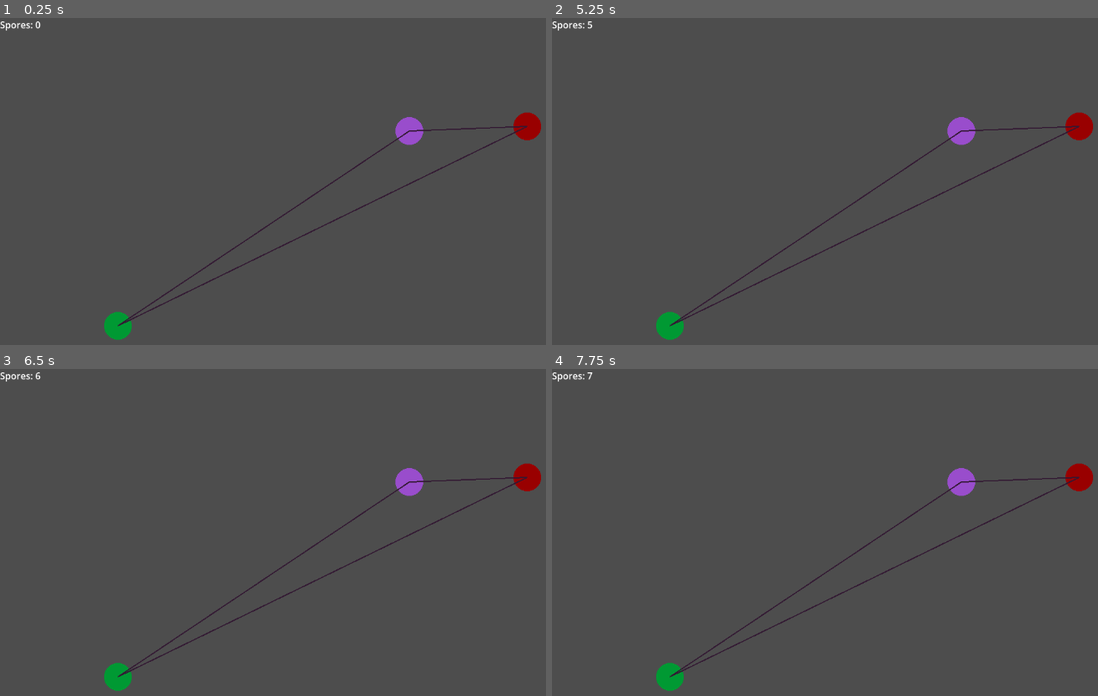
Above: before the commit, frames 1-4 (two rows, left to right).
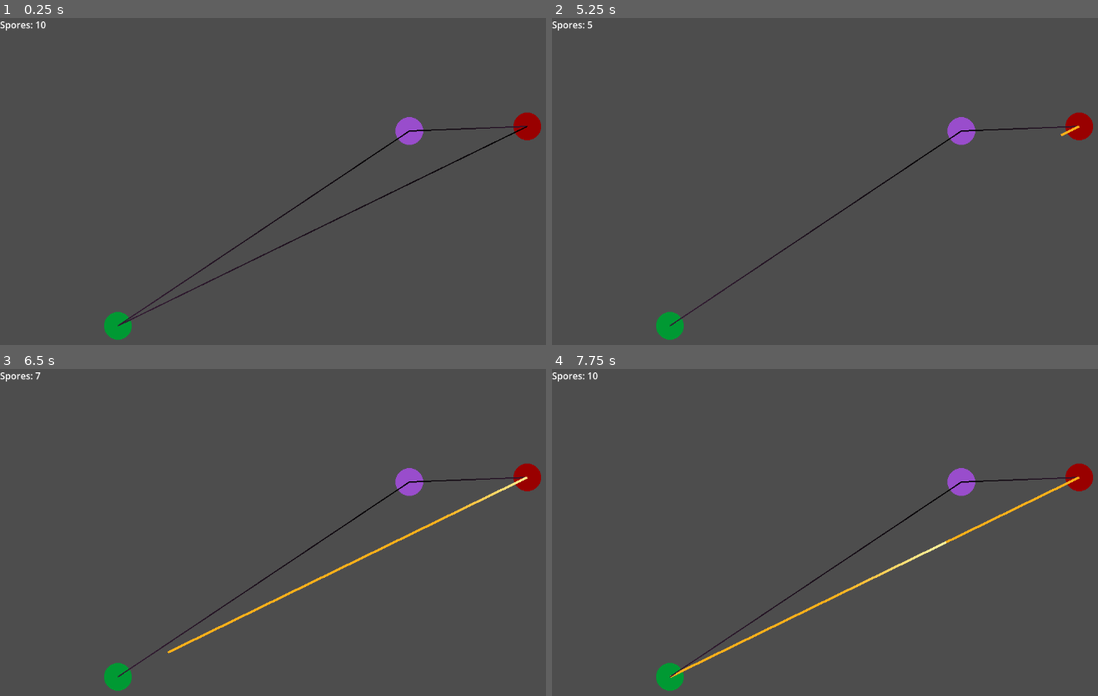
Above: after the commit, the same moments.

Repository: rae-ralston/blighted-arboretum
Game: Godot game, scene res://scenes/rooms/DemoRoom.tscn
Two runs of this game, one before a commit and one after it. Both use one fixed random seed, a clock stepped at 60 frames per second and the inputs below.
Inputs (mouse positions are in pixels of both pictures, inside the frame that each line leads up to):
- Up to frame 1 (0.25 s): no input
- Up to frame 2 (5.25 s): tap Enter at 0.5, 2, 3.5 s; move the mouse to (1032, 184) at 0.52 s; click (1032, 184) at 0.67 s; tap Space at 1.25, 2.75, 4.25 s; move the mouse to (754, 224) at 1.27 s; click (754, 224) at 1.42 s; move the mouse to (950, 122) at 2.02 s; click (950, 122) at 2.17 s; move the mouse to (852, 279) at 2.77 s; click (852, 279) at 2.92 s; move the mouse to (1087, 259) at 3.52 s; click (1087, 259) at 3.67 s; move the mouse to (683, 148) at 4.27 s; click (683, 148) at 4.42 s; move the mouse to (917, 204) at 5.02 s; click (917, 204) at 5.17 s
- Up to frame 3 (6.5 s): move the mouse to (234, 463) at 5.77 s; click (234, 463) at 5.92 s
- Up to frame 4 (7.75 s): move the mouse to (1032, 535) at 6.52 s; click (1032, 535) at 6.67 s; move the mouse to (754, 575) at 7.27 s; click (754, 575) at 7.42 s

The runs differ from the first frame. In frame 1, 0.3% of the frame differs, in the area x 6-97%, y 1-66%; in frame 2, 0.5%; in frame 3, 0.8%; in frame 4, 0.9%, in the area x 6-97%, y 1-95%.

Commit message:
feat: add basic line shaders

Diff:
--- a/scenes/rooms/DemoRoom.tscn
+++ b/scenes/rooms/DemoRoom.tscn
@@ -4,7 +4,10 @@
 [ext_resource type="PackedScene" uid="uid://cdx6m3y7pa7e1" path="res://scenes/components/PathSegment.tscn" id="2_10jpl"]
 [ext_resource type="Script" uid="uid://dxcdbl1xubkua" path="res://scripts/ui_spore_count.gd" id="3_ippak"]
 
+[sub_resource type="ShaderMaterial" id="ShaderMaterial_ippak"]
+
 [node name="DemoRoom" type="Node2D" unique_id=1185710402]
+material = SubResource("ShaderMaterial_ippak")
 
 [node name="NodeAndPaths" type="Node2D" parent="." unique_id=1128206970]
 
--- a/scripts/game_manager.gd
+++ b/scripts/game_manager.gd
@@ -1,7 +1,7 @@
 extends Node
 
 signal spores_changed(new_amount: float)
-var spores: float = 0.0
+var spores: float = 10.0
 
 func add_spores(amount: float) -> void:
 	spores += amount
--- a/scripts/network_node.gd
+++ b/scripts/network_node.gd
@@ -6,14 +6,14 @@
 @export var node_type: NodeType = NodeType.STANDARD
 @export var spore_rate: float = 1.0
 
-var is_connected: bool = false
+var connected: bool = false
 
 func _ready() -> void:
 	if node_type == NodeType.HEART:
 		set_connected(true)
 
 func _process(delta: float) -> void:
-	if is_connected:
+	if connected:
 		GameManager.add_spores(spore_rate * delta)
 
 func _draw() -> void:
@@ -32,5 +32,5 @@
 	draw_circle(Vector2.ZERO, 24.0, color)
 
 func set_connected(value: bool) -> void:
-	is_connected = value
+	connected = value
 	queue_redraw()
--- a/scripts/path_segment.gd
+++ b/scripts/path_segment.gd
@@ -1,4 +1,8 @@
 extends Node2D
+
+var PULSE_SHADER = preload("res://shaders/pulse.gdshader")
+
+
 
 @onready var line: Line2D = $Line2D
 
@@ -9,6 +13,12 @@
 var is_open: bool = false
 
 func _ready() -> void:
+	var gradient = Gradient.new()
+	var grad_texture = GradientTexture1D.new()
+	grad_texture.gradient = gradient
+
+	line.texture = grad_texture
+	line.texture_mode = Line2D.LINE_TEXTURE_STRETCH
 	line.points = [start_node.global_position, end_node.global_position]
 	line.default_color = Color(0.2, 0.1, 0.2)
 	line.width = 2.0
@@ -33,7 +43,7 @@
 	return false
 
 func _is_reachable() -> bool:
-	return start_node.is_connected or end_node.is_connected
+	return start_node.connected or end_node.connected
 
 func _unhandled_input(event: InputEvent) -> void:
 	if _click_is_near_line(event):
@@ -45,10 +55,21 @@
 	is_open = true
 	GameManager.spend_spores(spore_cost)
 
-	if start_node.is_connected:
+	if start_node.connected:
 		end_node.set_connected(true)
 	else:
 		start_node.set_connected(true)
 
 	line.default_color = Color(1.0, 0.7, 0.1)
 	line.width = 4.0
+
+	var pulseMaterial = ShaderMaterial.new()
+	pulseMaterial.shader = PULSE_SHADER
+	pulseMaterial.set_shader_parameter("progress", 0.0)
+	line.material = pulseMaterial
+
+	var tween = create_tween()
+	tween.tween_method(
+		func(v): pulseMaterial.set_shader_parameter("progress", v),
+		0.0, 1.0, 1.5
+	)
--- /dev/null
+++ b/shaders/pulse.gdshader
@@ -0,0 +1,22 @@
+shader_type canvas_item;
+
+uniform float speed = 0.3;
+uniform float pulse_width = 0.3;
+uniform float progress = 1.0;
+
+void fragment() {
+	if (UV.x > progress) {
+		discard;
+	} else {
+		vec4 base_color = vec4(1.0, 0.7, 0.1, 1.0);
+		vec4 pulse_color = vec4(1.0, 0.95, 0.6, 1.0);
+		float t = fract(UV.x - TIME * speed);
+		float pulse = 1.0 - smoothstep(0.0, pulse_width, t);
+		COLOR = mix(base_color, pulse_color, pulse);
+	}
+}
+
+//void light() {
+//	// Called for every pixel for every light affecting the material.
+//	// Uncomment to replace the default light processing function with this one.
+//}
Not shown, added: shaders/pulse.gdshader.uid
